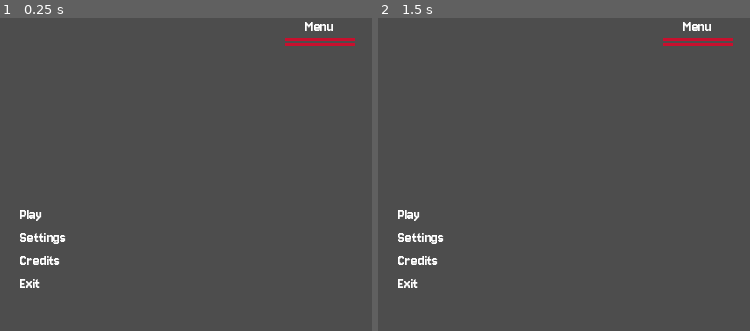
Above: before the commit, frames 1-2 (left to right).
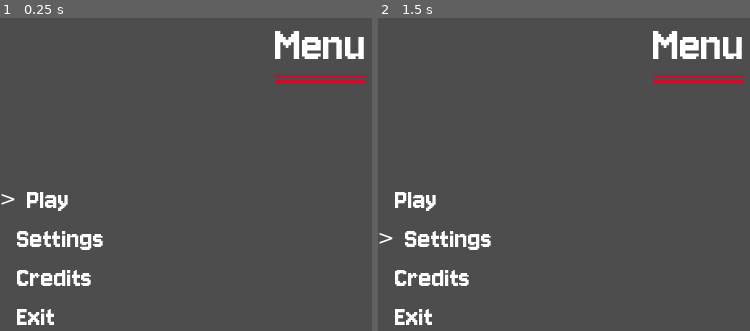
Above: after the commit, the same moments.

Repository: yuk1n0w/Break.exe
Game: Godot game, scene res://scenes/MainMenu.tscn
Same seed, same stepped clock (60 frames per second), same inputs: the game is played once before the commit and once after it.
Inputs:
- Up to frame 1 (0.25 s): no input
- Up to frame 2 (1.5 s): tap Enter (ui_accept) at 0.5, 1.35 s; hold Right (ui_right) 0.53-1.28 s; hold Enter (ui_accept) 0.53-1.28 s; hold Down (ui_down) from 1.28 s (still down)

The runs differ from the first frame. In frame 1, 4.5% of the frame differs, in the area x 0-99%, y 1-99%; in frame 2, 4.5%.

Commit message:
Scripted MainMenu node to allow for arrow's to work

Diff:
--- a/project.godot
+++ b/project.godot
@@ -23,6 +23,5 @@
 
 [rendering]
 
-textures/canvas_textures/default_texture_filter=0
 renderer/rendering_method="gl_compatibility"
 renderer/rendering_method.mobile="gl_compatibility"
--- /dev/null
+++ b/scenes/MainMenu.gd
@@ -0,0 +1,100 @@
+extends Control
+
+# References to the HBoxContainers for each option
+@onready var play_option: HBoxContainer = $OptionsVBox/PlayOption
+@onready var settings_option: HBoxContainer = $OptionsVBox/SettingsOption
+@onready var credits_option: HBoxContainer = $OptionsVBox/CreditsOption
+@onready var exit_option: HBoxContainer = $OptionsVBox/ExitOption
+
+# Store all option HBoxContainers in an array for easy iteration
+var menu_options: Array[HBoxContainer]
+var current_selection_index: int = 0
+
+# Define what your arrow and empty space will look like
+# For the video's style, a triangle ">" or "▶" might be good if your font supports it
+const ARROW_TEXT = "> " # Or "▶ " if your font has a good triangle
+const EMPTY_ARROW_TEXT = "  " # Ensure this has the same visual width as ARROW_TEXT
+
+func _ready():
+	# Populate the menu_options array
+	# Ensure the order here matches the visual order of your options
+	menu_options = [
+		play_option,
+		settings_option,
+		credits_option,
+		exit_option
+	]
+
+	# Ensure only the default option is selected visually at start
+	update_visual_selection()
+
+	# Make sure the menu can receive input.
+	grab_focus()
+
+
+func _input(event: InputEvent):
+	if not is_visible_in_tree(): # Don't process input if menu is hidden
+		return
+
+	var previous_selection = current_selection_index
+
+	if event.is_action_pressed("ui_down"):
+		current_selection_index = (current_selection_index + 1) % menu_options.size()
+		accept_event() # Consume the event
+	elif event.is_action_pressed("ui_up"):
+		current_selection_index = (current_selection_index - 1 + menu_options.size()) % menu_options.size()
+		accept_event() # Consume the event
+	elif event.is_action_pressed("ui_accept"): # Enter or Space by default
+		_on_option_selected()
+		accept_event() # Consume the event
+
+	if previous_selection != current_selection_index:
+		update_visual_selection()
+		# Sound playing line was here, now removed
+
+
+func update_visual_selection():
+	for i in range(menu_options.size()):
+		var option_hbox: HBoxContainer = menu_options[i]
+		# The first child of the HBoxContainer is the Arrow Label
+		var arrow_label: Label = option_hbox.get_child(0) as Label
+		# The second child is the Text Label (optional, if you want to change its style)
+		# var text_label: Label = option_hbox.get_child(1) as Label
+
+		if arrow_label: # Check if the node exists
+			if i == current_selection_index:
+				arrow_label.text = ARROW_TEXT
+				# Optional: Highlight selected text differently, e.g., by changing modulate
+				# if text_label: text_label.modulate = Color.YELLOW
+			else:
+				arrow_label.text = EMPTY_ARROW_TEXT
+				# Optional: Reset non-selected text color
+				# if text_label: text_label.modulate = Color.WHITE
+		else:
+			printerr("ArrowLabel not found for option at index: ", i, " (Node: ", option_hbox.name, ")")
+			printerr("Check node paths and ensure Arrow labels are the first child of their HBoxContainers.")
+
+
+func _on_option_selected():
+	# Sound playing line was here, now removed
+	# If you still want a slight delay before action, you can keep this:
+	# await get_tree().create_timer(0.05).timeout # Optional very small delay for visual feedback
+
+	match current_selection_index:
+		0: # Play
+			print("Play selected")
+			# Example: Transition to your game scene
+			# get_tree().change_scene_to_file("res://your_game_scene.tscn")
+		1: # Settings
+			print("Settings selected")
+			# Example: Transition to a settings scene or show a settings panel
+			# get_tree().change_scene_to_file("res://settings_menu.tscn")
+		2: # Credits
+			print("Credits selected")
+			# Example: Transition to a credits scene
+			# get_tree().change_scene_to_file("res://credits_scene.tscn")
+		3: # Exit
+			print("Exit selected")
+			get_tree().quit() # Quits the game
+
+# play_sfx function was here, now removed
--- a/scenes/MainMenu.tscn
+++ b/scenes/MainMenu.tscn
@@ -1,5 +1,6 @@
-[gd_scene load_steps=3 format=3 uid="uid://cgtklmplpjc0e"]
+[gd_scene load_steps=4 format=3 uid="uid://cgtklmplpjc0e"]
 
+[ext_resource type="Script" uid="uid://c8juq47xrite2" path="res://scenes/MainMenu.gd" id="1_0ykhv"]
 [ext_resource type="FontFile" uid="uid://b51igss45y0cu" path="res://fonts/Jersey10-Regular.ttf" id="1_yqorp"]
 
 [sub_resource type="FontFile" id="FontFile_ukcvp"]
@@ -8,6 +9,21 @@
 cache/0/16/0/underline_position = 0.0
 cache/0/16/0/underline_thickness = 0.0
 cache/0/16/0/scale = 1.0
+cache/0/39/0/ascent = 0.0
+cache/0/39/0/descent = 0.0
+cache/0/39/0/underline_position = 0.0
+cache/0/39/0/underline_thickness = 0.0
+cache/0/39/0/scale = 1.0
+cache/0/30/0/ascent = 0.0
+cache/0/30/0/descent = 0.0
+cache/0/30/0/underline_position = 0.0
+cache/0/30/0/underline_thickness = 0.0
+cache/0/30/0/scale = 1.0
+cache/0/20/0/ascent = 0.0
+cache/0/20/0/descent = 0.0
+cache/0/20/0/underline_position = 0.0
+cache/0/20/0/underline_thickness = 0.0
+cache/0/20/0/scale = 1.0
 
 [node name="MainMenu" type="Control"]
 layout_mode = 3
@@ -16,6 +32,7 @@
 anchor_bottom = 1.0
 grow_horizontal = 2
 grow_vertical = 2
+script = ExtResource("1_0ykhv")
 
 [node name="TitleVBox" type="VBoxContainer" parent="."]
 layout_mode = 1
@@ -31,6 +48,7 @@
 [node name="MenuTitleLabel" type="Label" parent="TitleVBox"]
 layout_mode = 2
 theme_override_fonts/font = ExtResource("1_yqorp")
+theme_override_font_sizes/font_size = 50
 text = "Menu"
 horizontal_alignment = 1
 
@@ -62,12 +80,14 @@
 [node name="ArrowPlay" type="Label" parent="OptionsVBox/PlayOption"]
 layout_mode = 2
 theme_override_fonts/font = SubResource("FontFile_ukcvp")
+theme_override_font_sizes/font_size = 20
 text = "   "
 vertical_alignment = 1
 
 [node name="TextPlay" type="Label" parent="OptionsVBox/PlayOption"]
 layout_mode = 2
 theme_override_fonts/font = ExtResource("1_yqorp")
+theme_override_font_sizes/font_size = 30
 text = "Play"
 vertical_alignment = 1
 
@@ -78,12 +98,14 @@
 [node name="ArrowSettings" type="Label" parent="OptionsVBox/SettingsOption"]
 layout_mode = 2
 theme_override_fonts/font = SubResource("FontFile_ukcvp")
+theme_override_font_sizes/font_size = 20
 text = "   "
 vertical_alignment = 1
 
 [node name="TextSettings" type="Label" parent="OptionsVBox/SettingsOption"]
 layout_mode = 2
 theme_override_fonts/font = ExtResource("1_yqorp")
+theme_override_font_sizes/font_size = 30
 text = "Settings"
 vertical_alignment = 1
 
@@ -94,12 +116,14 @@
 [node name="ArrowCredits" type="Label" parent="OptionsVBox/CreditsOption"]
 layout_mode = 2
 theme_override_fonts/font = SubResource("FontFile_ukcvp")
+theme_override_font_sizes/font_size = 20
 text = "   "
 vertical_alignment = 1
 
 [node name="TextCredits" type="Label" parent="OptionsVBox/CreditsOption"]
 layout_mode = 2
 theme_override_fonts/font = ExtResource("1_yqorp")
+theme_override_font_sizes/font_size = 30
 text = "Credits"
 vertical_alignment = 1
 
@@ -110,11 +134,13 @@
 [node name="ArrowExit" type="Label" parent="OptionsVBox/ExitOption"]
 layout_mode = 2
 theme_override_fonts/font = SubResource("FontFile_ukcvp")
+theme_override_font_sizes/font_size = 20
 text = "   "
 vertical_alignment = 1
 
 [node name="TextExit" type="Label" parent="OptionsVBox/ExitOption"]
 layout_mode = 2
 theme_override_fonts/font = ExtResource("1_yqorp")
+theme_override_font_sizes/font_size = 30
 text = "Exit"
 vertical_alignment = 1
Not shown, added: scenes/MainMenu.gd.uid
